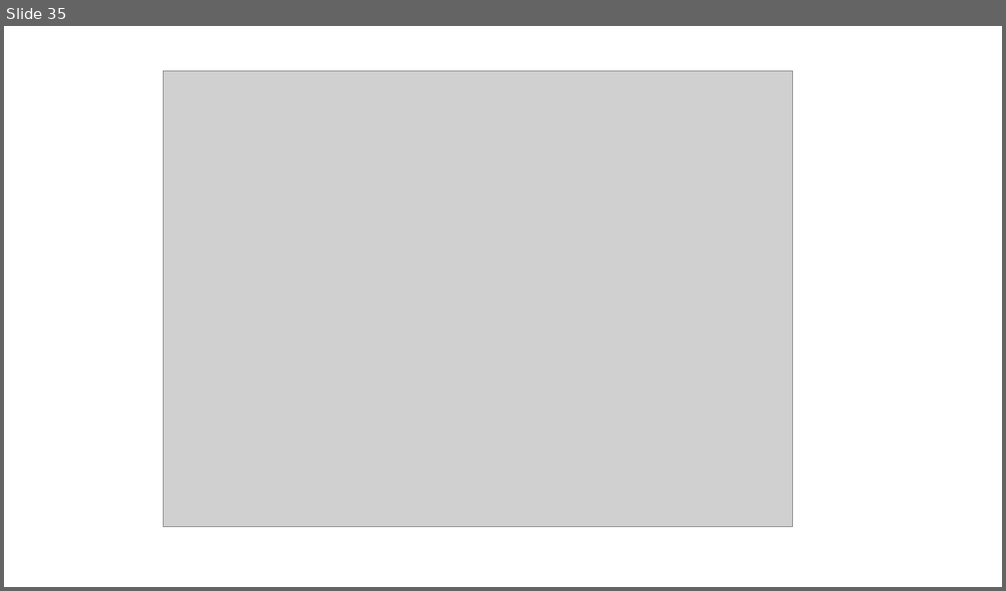
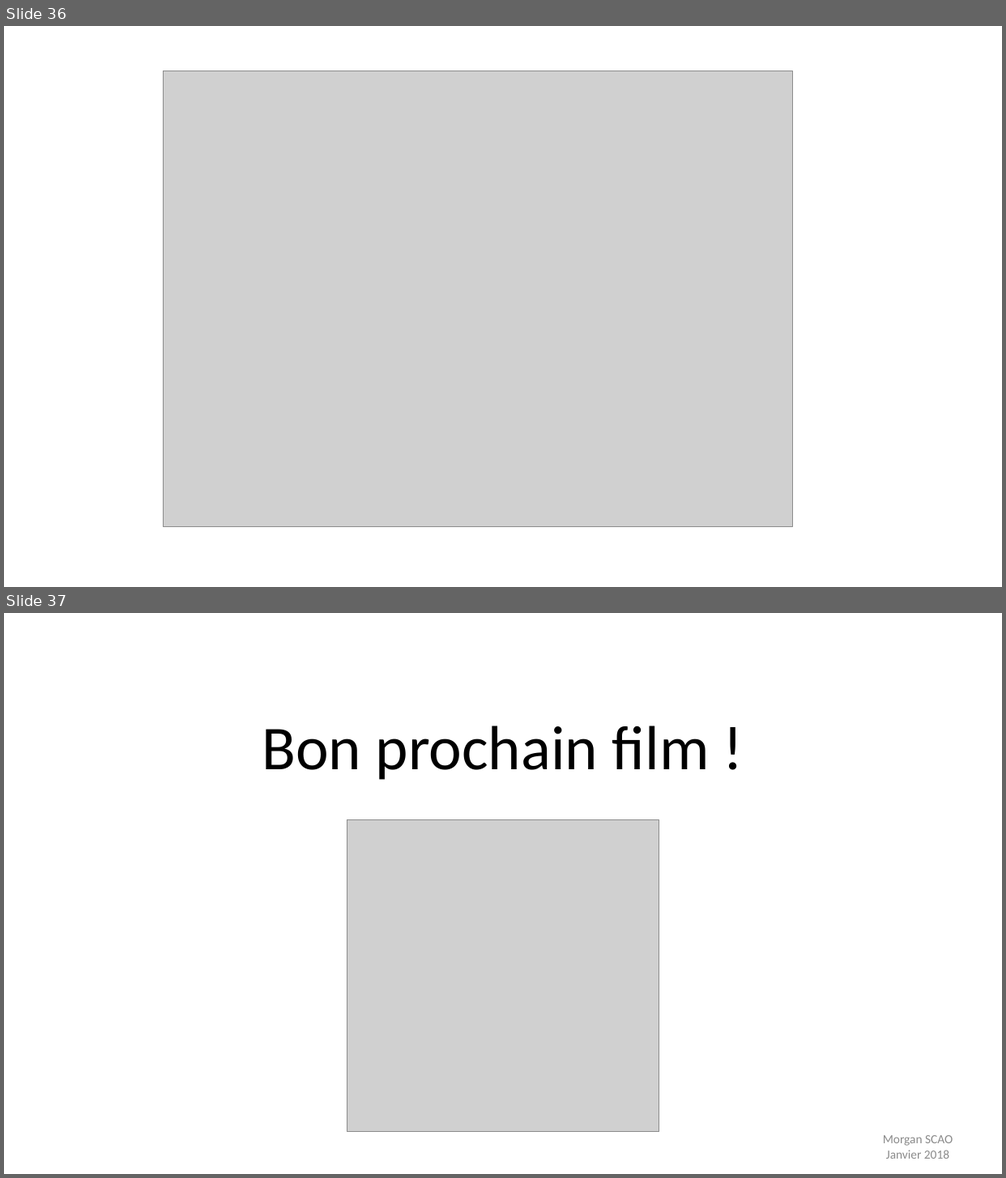
Before and after one commit to morganscao/Projet3, a slide deck: Rapport/Moteur de recommandations de films.pptx. Shown one above the other, each under a label of ours: slide 35 before the commit, slides 36 and 37 after it. The pictures are 1006x591 and 1006x1178 pixels, drawn with LibreOffice and Linux fonts; fonts in the diff are those of the drawing; grey boxes stand for pictures. Boxes give left, top, right and bottom in pixels: in the first picture for what was removed or moved away, otherwise in the second. Text is boxed around its words. In the diff, an @@ line names an element or a change of style, - is before the commit and + after.

```diff
--- a/Rapport/Moteur de recommandations de films.pptx
+++ b/Rapport/Moteur de recommandations de films.pptx
@@ slide 37 added at box(4, 613, 1002, 1174), background #FFFFFF @@
@@ title added at box(262, 726, 710, 780), 60 pt, text #000000 @@
+Bon prochain film !
@@ picture added at box(347, 820, 659, 1131) @@
@@ text added at box(883, 1135, 953, 1159), 12 pt, text #8C8C8C @@
+Morgan SCAO
+Janvier 2018
@@ what was slide 35 is now slide 36 @@
```
Also in this commit, not shown: 11 slides changed, 1 other slide added, 1 other file.
